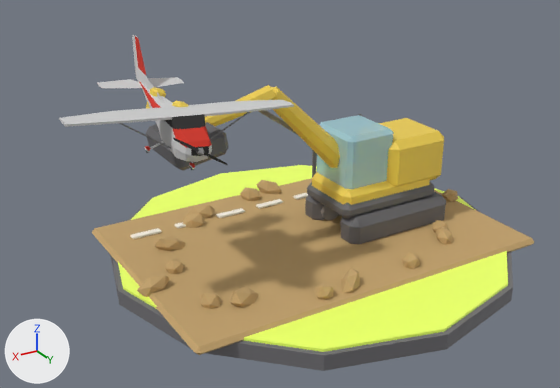
Before and after pictures for a commit that changed the glTF model public/interactable-memes/studio-models/demo.glb.
Rendered twice from a 50 mm camera at (8.13, 12.31, 7.48) aimed at (0.92, 0.29, 1.47). Every picture has the same lights, and +X, +Y and +Z are marked at lower left. The picture after the commit comes second. Where no turn or scale is listed for an object, it has been applied to the vertices.

Names of what the first picture shows: 'ExcavatorBoom', 'ExcavatorBucket', 'ExcavatorCab', 'ExcavatorCounterweight', 'ExcavatorStick', 'ExcavatorTurntable', 'ExcavatorUndercarriage', 'Fuselage_Cube.003', 'Runway', 'Stage_Platform', 'Stage_Trim', 'Track_1' and 27 more.
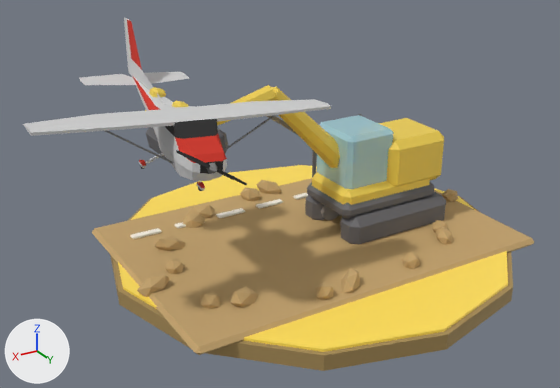
ob_planerig is not drawn itself; it is the parent of ob_fuselage_cube_003, ob_propeller.

Boxes [x1, y1, x2, y2] around the edits, measured in the pictures (560 x 388 px):
'Stage_Trim', recoloured (green to yellow): [118, 165, 508, 352] in both
'Fuselage_Cube.003', moved, rescaled (31% wider, 28% taller): before [59, 35, 294, 170]; after [23, 18, 331, 191]
'Stage_Platform', recoloured: [110, 183, 513, 371] in both
'Propeller', moved, rescaled (31% wider, 29% taller): before [173, 138, 227, 165]; after [176, 150, 247, 185]
'ExcavatorBucket', unchanged, covered by the edit: before [146, 122, 229, 171]; after [146, 127, 228, 159]

What the commit changed:
Material 'Platform' (mat_platform) changes colour from grey #717073 to brown #a68b56; in linear values from (0.165, 0.161, 0.173) to (0.38, 0.259, 0.0941).
Material 'Platform trim' (mat_platform_trim) changes colour from green #e6ff63 to yellow #f5d553; in linear values from (0.792, 1.0, 0.125) to (0.914, 0.663, 0.0863).
Object 'PlaneRig' (ob_planerig) moves from (4.717, 0.807, 2.208) to (4.736, 1.038, 2.096).
Object 'PlaneRig' (ob_planerig) is rescaled from (0.359, 0.359, 0.359) to (0.461, 0.461, 0.461).
